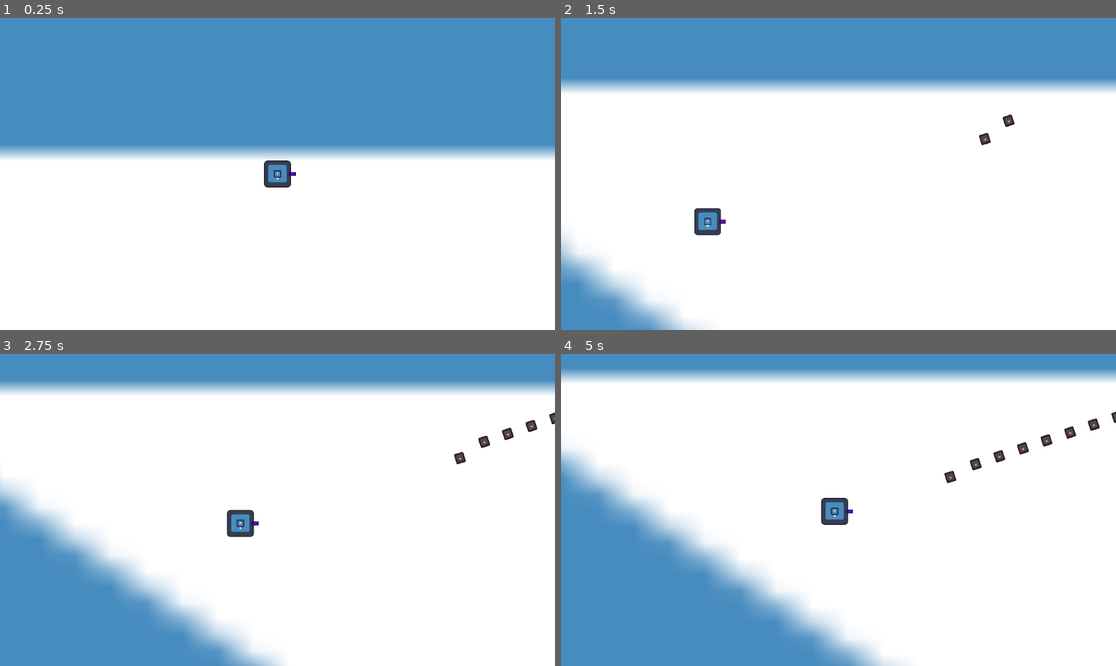
Above: before the commit, frames 1-4 (two rows, left to right).
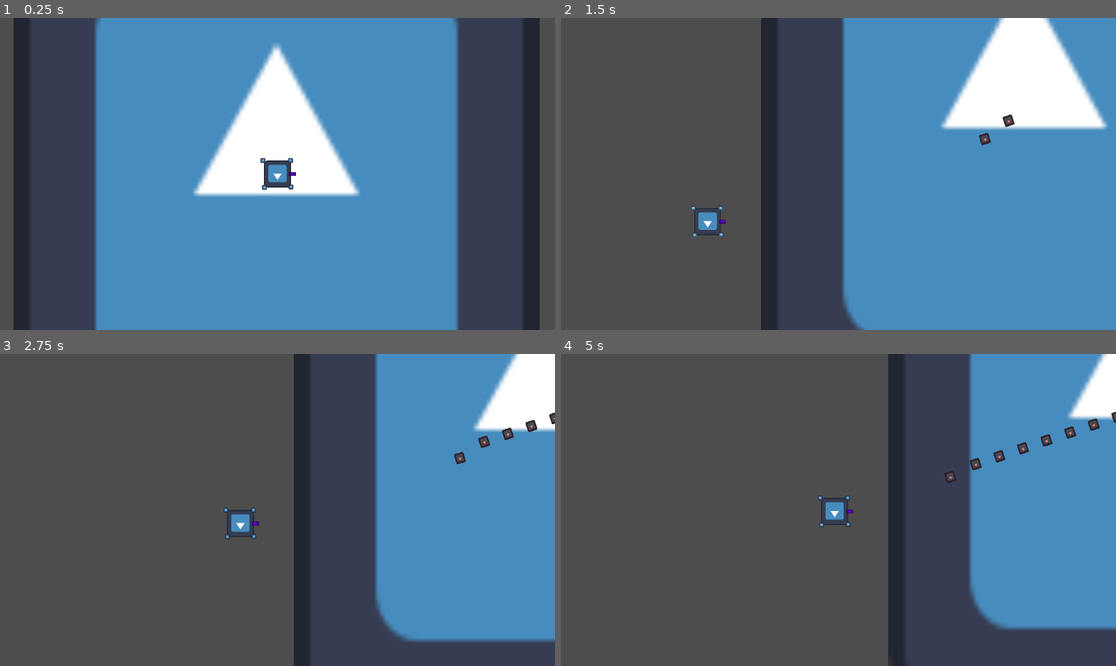
Above: after the commit, the same moments.

Repository: Quackstir/LVGameJam
Game: Godot game, scene res://Level.tscn
The game is run twice, just before and just after one commit, with the same random seed, the same clock (stepped at 60 frames per second) and the same inputs. This scene is started directly instead of the project's main scene. The engine's default icon, where the game draws it, is replaced by a stand-in: a white triangle on a blue panel in a dark square.
Inputs:
- Up to frame 1 (0.25 s): no input
- Up to frame 2 (1.5 s): tap Enter at 0.5 s
- Up to frame 3 (2.75 s): no input
- Up to frame 4 (5 s): no input

The runs differ from the first frame. In frame 1, 74% of the frame differs, in the area x 0-100%, y 0-100%; in frame 2, 90%; in frame 3, 96%; in frame 4, 97%.

Commit message:
Added the prototype music to the game

Diff:
--- a/Level.tscn
+++ b/Level.tscn
@@ -1,7 +1,8 @@
-[gd_scene load_steps=3 format=3 uid="uid://don15t7wus6lr"]
+[gd_scene load_steps=4 format=3 uid="uid://don15t7wus6lr"]
 
 [ext_resource type="PackedScene" uid="uid://chbjox8nn5cvg" path="res://Player.tscn" id="1_jowkm"]
 [ext_resource type="Texture2D" uid="uid://i8dnnuog66dj" path="res://icon.svg" id="2_i8kle"]
+[ext_resource type="AudioStream" uid="uid://dont7sks8osd2" path="res://Audio/11.17.23_Game_jam_session_1_v.2.mp3" id="3_igpgb"]
 
 [node name="Level" type="Node2D"]
 
@@ -11,5 +12,10 @@
 [node name="Icon" type="Sprite2D" parent="."]
 z_index = -100
 position = Vector2(-2.00002, 19)
-scale = Vector2(-74.0366, -33.0244)
+scale = Vector2(-8.53076, 10.414)
 texture = ExtResource("2_i8kle")
+
+[node name="AudioStreamPlayer" type="AudioStreamPlayer" parent="."]
+stream = ExtResource("3_igpgb")
+volume_db = -8.725
+autoplay = true
--- a/Player.gd
+++ b/Player.gd
@@ -6,8 +6,8 @@
 
 var Acceleration = 10.0
 
-@onready var w = $w
-@onready var weapon: WeaponComponent = $w/Weapon
+@onready var center = $Center
+@onready var weapon: WeaponComponent = $Center/Weapon
 
 var playerMovement := Vector2.ZERO
 var isPlayerMoving = false
@@ -29,7 +29,7 @@
 	# As good practice, you should replace UI actions with custom gameplay actions.
 	MovementInput()
 
-	w.look_at(playerMovement + position)
+	center.look_at(playerMovement + position)
 
 	isPlayerMoving = playerMovement.length() > 0.3
 	if (isPlayerMoving):
--- a/Player.tscn
+++ b/Player.tscn
@@ -23,9 +23,28 @@
 position_smoothing_enabled = true
 position_smoothing_speed = 1.0
 
-[node name="w" type="Sprite2D" parent="."]
+[node name="Center" type="Node2D" parent="."]
+
+[node name="Weapon" parent="Center" instance=ExtResource("3_pcl6h")]
+position = Vector2(10.3333, 0)
 scale = Vector2(0.0400002, 0.0400001)
+
+[node name="Sprite2D" type="Sprite2D" parent="Center"]
+position = Vector2(9, -9.33333)
+scale = Vector2(0.0242001, 0.0242001)
 texture = ExtResource("1_ism4c")
 
-[node name="Weapon" parent="w" instance=ExtResource("3_pcl6h")]
-position = Vector2(258.332, 0)
+[node name="Sprite2D2" type="Sprite2D" parent="Center"]
+position = Vector2(9.33334, 9)
+scale = Vector2(0.0242001, 0.0242001)
+texture = ExtResource("1_ism4c")
+
+[node name="Sprite2D3" type="Sprite2D" parent="Center"]
+position = Vector2(-9, 9.33333)
+scale = Vector2(0.0242001, 0.0242001)
+texture = ExtResource("1_ism4c")
+
+[node name="Sprite2D4" type="Sprite2D" parent="Center"]
+position = Vector2(-10, -9.33333)
+scale = Vector2(0.0242001, 0.0242001)
+texture = ExtResource("1_ism4c")
Not shown, added: Audio/11.17.23_Game_jam_session_1_v.2.mp3.import
Binary file removed: main_beetle0001.png
Not shown, removed: main_beetle0001.png.import
Not shown, added: Audio/11.17.23_Game_jam_session_1_v.2.mp3
